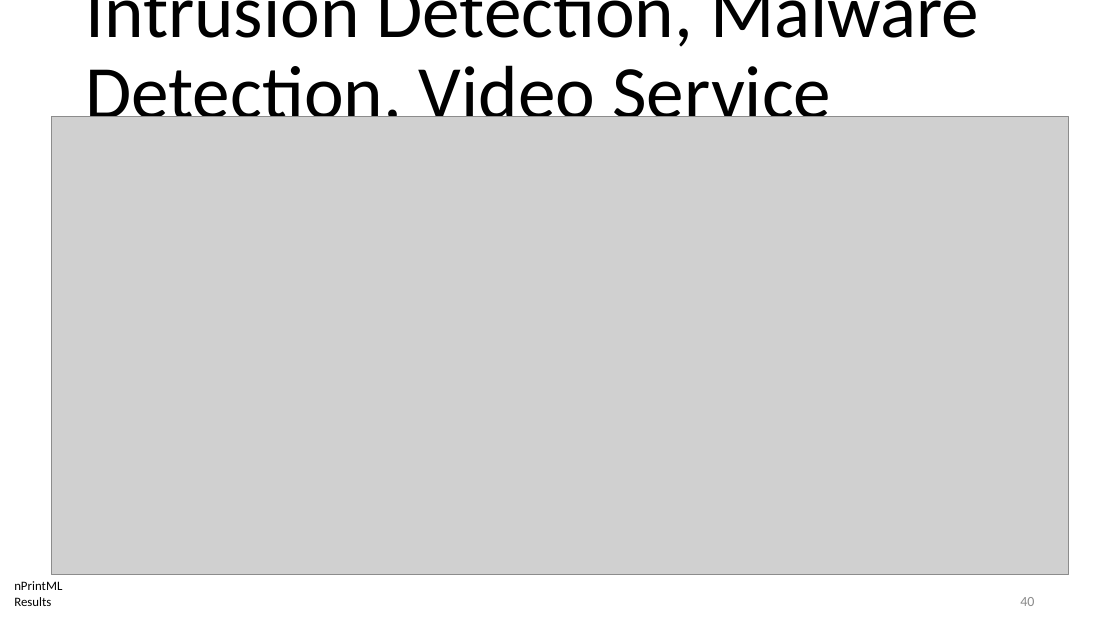
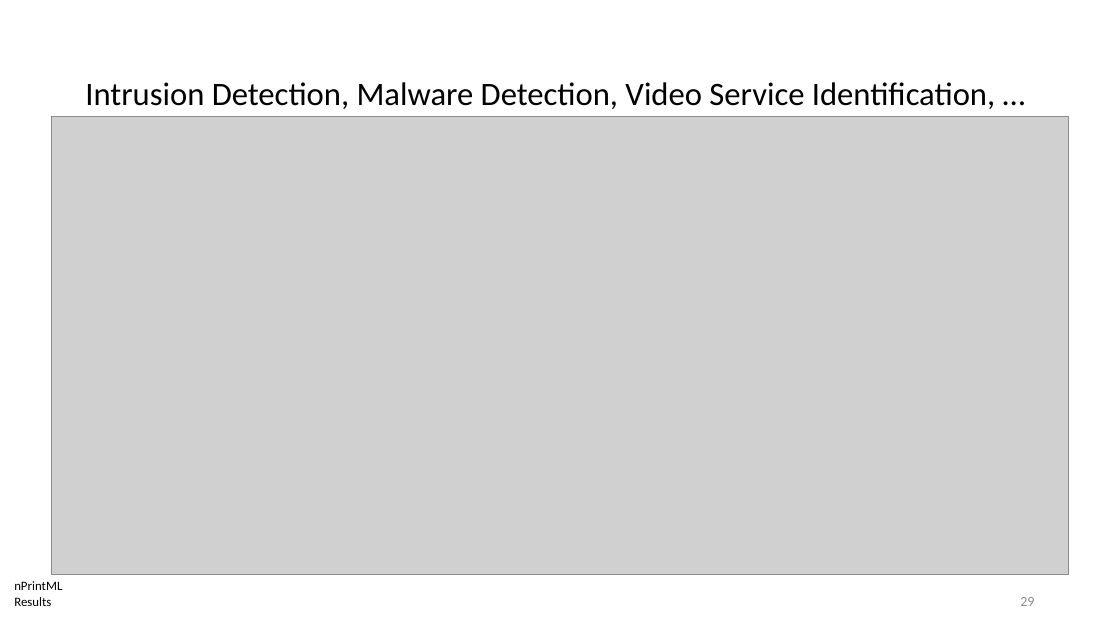
Before and after one commit to noise-lab/ml-systems, a slide deck: slide 29 of docs/slides/13-Deep-Learning.pptx (slide 40 before the commit). Drawn at 1120x630 pixels with LibreOffice and Linux fonts; fonts in the diff are those of the drawing; grey boxes stand for pictures. Boxes give left, top, right and bottom in pixels: in the first picture for what was removed or moved away, otherwise in the second. Text is boxed around its words. In the diff, an @@ line names an element or a change of style, - is before the commit and + after.

Commit message:
sync

```diff
--- a/docs/slides/13-Deep-Learning.pptx
+++ b/docs/slides/13-Deep-Learning.pptx
@@ title "Intrusion Detection, Malware Detection, Video ..." at <box>85,82,995,109</box>: size 64.5 to 28 pt @@
@@ page number at <box>1020,597,1034,606</box>: text changed @@
-40
+29
```
